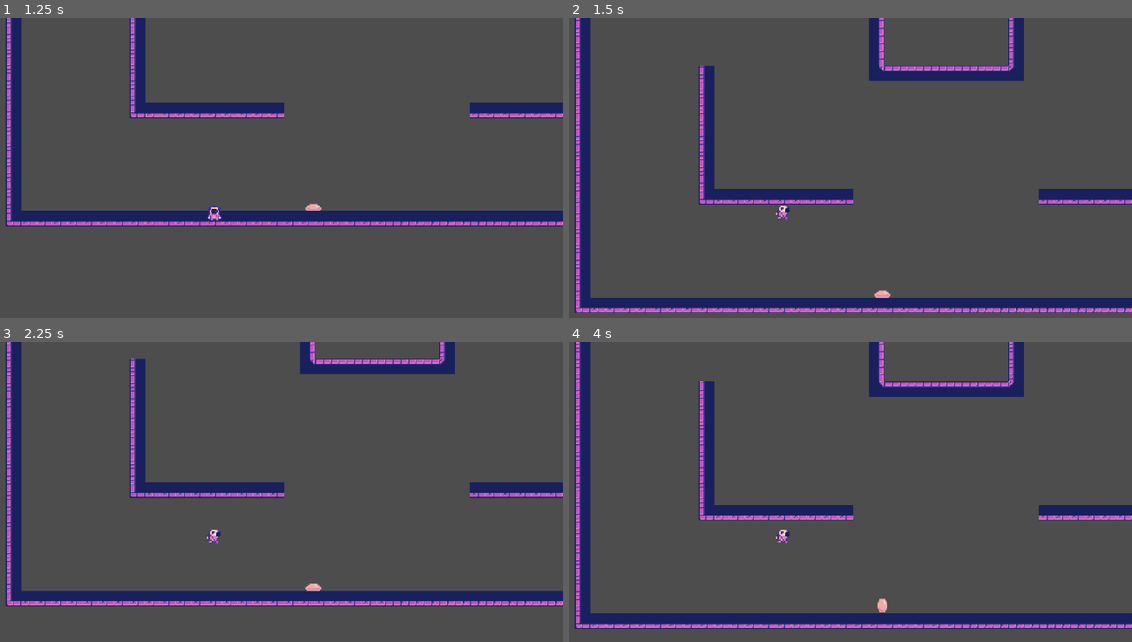
Above: before the commit, frames 1-4 (two rows, left to right).
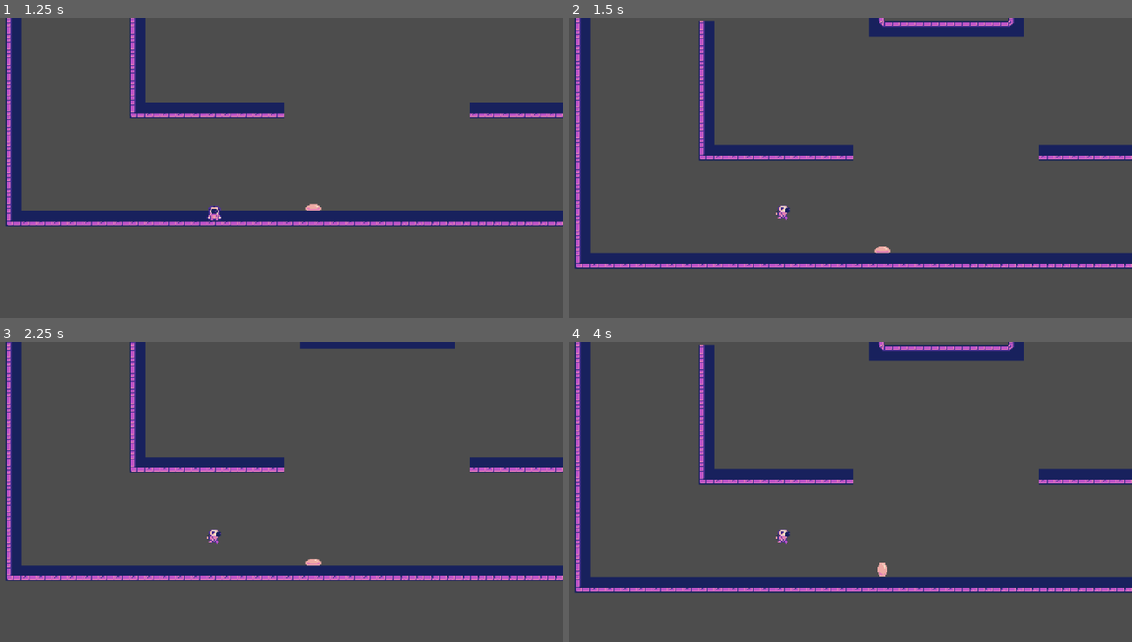
Above: after the commit, the same moments.

Repository: eeroleppalehto/Gravitas
Game: Godot game, scene res://scenes/Main.tscn
Two runs of this game, one before a commit and one after it. Both use one fixed random seed, a clock stepped at 60 frames per second and the inputs below.
Inputs:
- Up to frame 1 (1.25 s): click "Play" at 0.5 s
- Up to frame 2 (1.5 s): tap Enter (ui_accept) at 1.25, 1.35 s; hold Right (ui_gravity_right) from 1.28 s (still down)
- Up to frame 3 (2.25 s): keep holding Right (ui_gravity_right); tap Enter (ui_accept) at 1.52, 1.82, 2.1 s
- Up to frame 4 (4 s): tap Enter (ui_accept) at 2.27, 2.57, 2.85, 3.6, 3.77 s; release Right (ui_gravity_right) at 2.78 s; hold Left (ui_gravity_left) 2.78-3.53 s; hold Right (ui_gravity_right) from 3.53 s (still down)

Frame 1 is identical in both runs. In frame 2, 19% of the frame differs, in the area x 0-100%, y 0-99%; in frame 3, 18%; in frame 4, 19%.

Commit message:
Horizontal movement for player

Diff:
--- a/gravitas/scenes/player.gd
+++ b/gravitas/scenes/player.gd
@@ -8,6 +8,7 @@
 func _ready() -> void:
 	Gravity.player = self
 	anim=get_node("AnimationPlayer")
+
 func _physics_process(delta: float) -> void:
 	# TODO: check if on floor and put speed to 0 instead of the current implementation
 	# Add the gravity.
@@ -20,25 +21,31 @@
 
 	# Handle jump.
 	if Input.is_action_just_pressed("ui_accept") and is_on_floor():
-		velocity -= Gravity.currentGravity * 0.5
+		velocity -= Gravity.currentGravity * 0.3
 		anim.play("hyppy")
 	if velocity.y ==0:
 		anim.play("idle")
 	elif velocity.y >0:
 		anim.play("fall")
 
+	#var direction := Input.get_axis("ui_left", "ui_right")
+	#if direction:
+		#velocity.x = direction * SPEED
+	#else:
+		#velocity.x = move_toward(velocity.x, 0, SPEED)
+
+	if Input.is_action_just_pressed("ui_left"):
+		velocity = Vector2(-Gravity.currentGravity.y, Gravity.currentGravity.x) * 0.3
+	elif Input.is_action_just_pressed("ui_right"):
+		velocity = Vector2(Gravity.currentGravity.y, -Gravity.currentGravity.x) * 0.3
+
 	move_and_slide()
 
 	if Gravity.isRotating:
 		Gravity.rotate()
 
-	if Input.is_action_just_pressed("ui_down") or Input.is_action_just_pressed("ui_up"):
+	if Input.is_action_just_pressed("ui_gravity_left") or Input.is_action_just_pressed("ui_gravity_right"):
 		Gravity.rotate()
 
 	# Get the input direction and handle the movement/deceleration.
 	# As good practice, you should replace UI actions with custom gameplay actions.
-	#var direction := Input.get_axis("ui_left", "ui_right")
-	#if direction:
-	#	velocity.x = direction * SPEED
-	#else:
-	#	velocity.x = move_toward(velocity.x, 0, SPEED)
Not shown: 1 places in gravitas/scenes/player.tscn that only renumber resources
